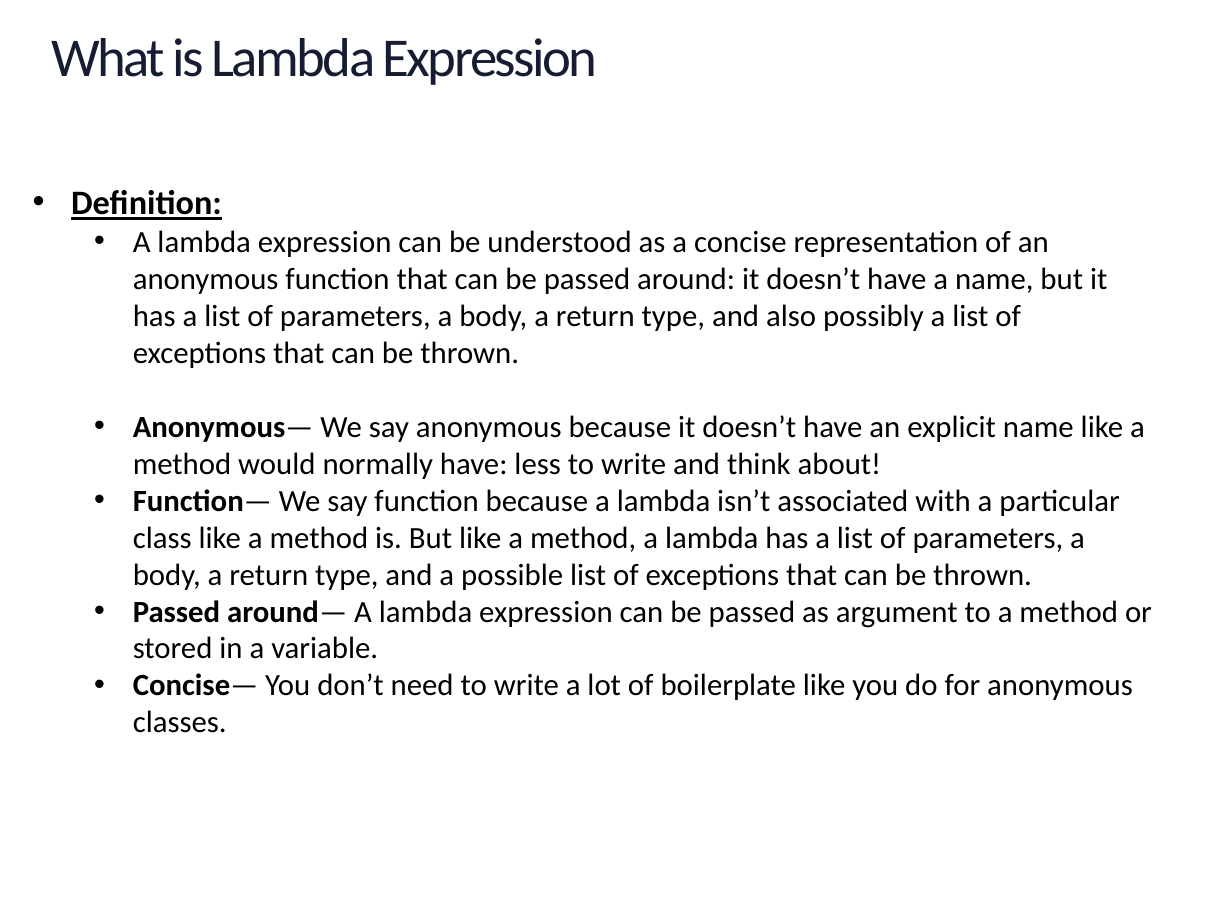
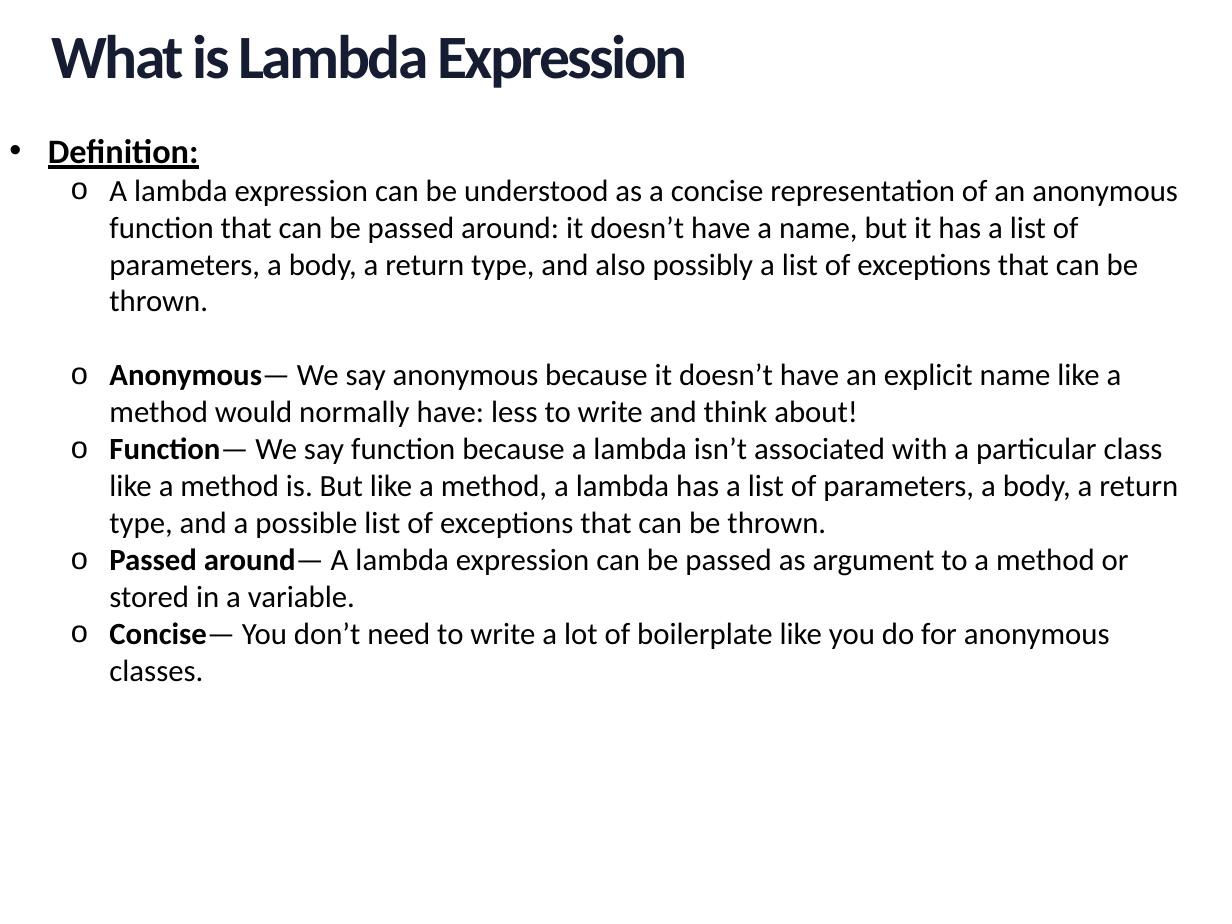
Before and after one commit to minhntk/jdk8, a slide deck: slide 2 of document/Lambda Expression.pptx. Drawn at 1232x924 pixels with LibreOffice and Linux fonts; fonts in the diff are those of the drawing; background and template pictures are left out. Boxes give left, top, right and bottom in pixels: in the first picture for what was removed or moved away, otherwise in the second. Text is boxed around its words. In the diff, an @@ line names an element or a change of style, - is before the commit and + after.

```diff
--- a/document/Lambda Expression.pptx
+++ b/document/Lambda Expression.pptx
@@ title "What is Lambda Expression" at (x1=51, y1=34, x2=688, y2=88): size 32 to 36 pt, bold on @@
@@ text "Definition:" moved from (x1=71, y1=190, x2=1152, y2=733) to (x1=48, y1=139, x2=1178, y2=682) @@
@@ text at (x1=109, y1=179, x2=1178, y2=682): bullet • to o @@
```
Also in this commit, not shown: 4 other slides changed, 7 slides added, 1 slide removed, 2 other files.
